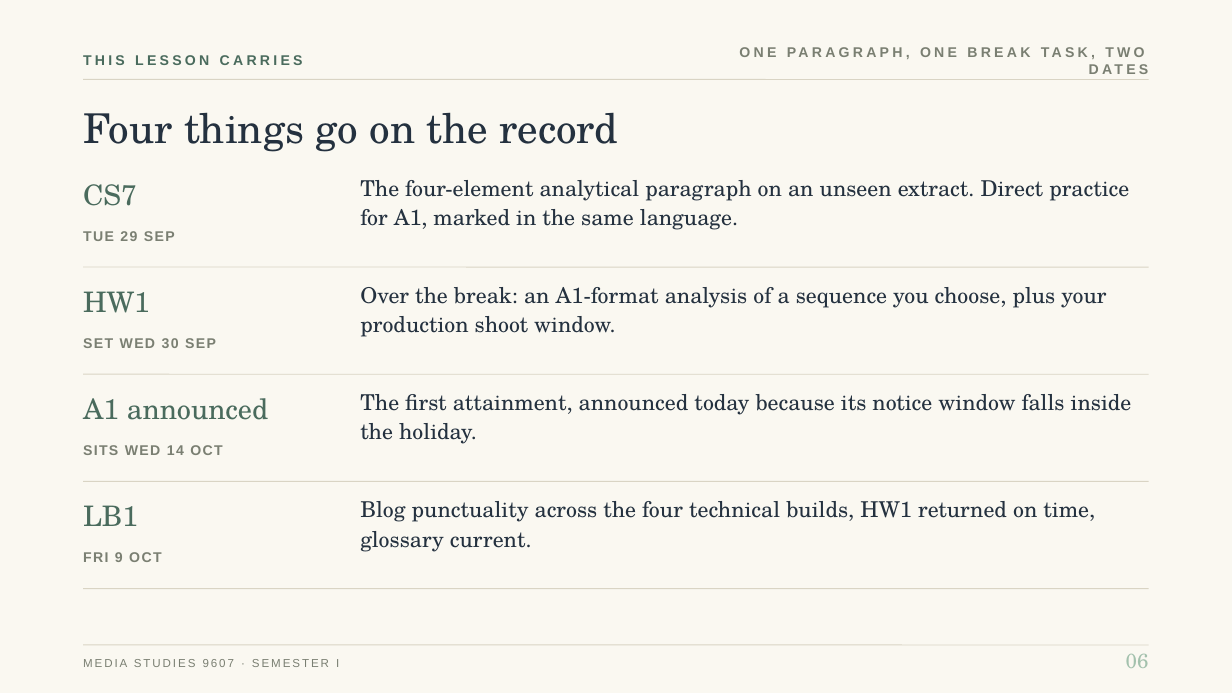
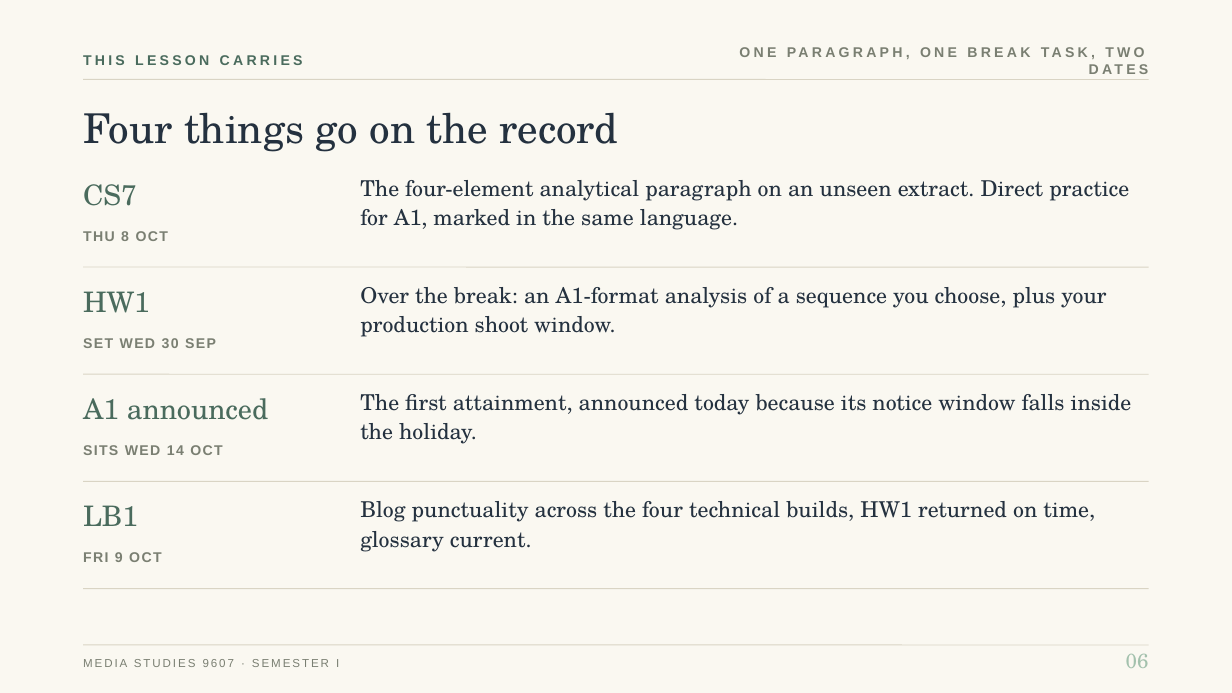
Before and after one commit to ohwowgreat/courses-site, a slide deck: slide 10 of content/decks/media-studies/media-studies-s1-lesson-07-integration-and-the-planning-lock.pptx. Drawn at 1232x693 pixels with LibreOffice and Linux fonts; fonts in the diff are those of the drawing. Boxes give left, top, right and bottom in pixels: in the first picture for what was removed or moved away, otherwise in the second. Text is boxed around its words. In the diff, an @@ line names an element or a change of style, - is before the commit and + after.

```diff
--- a/content/decks/media-studies/media-studies-s1-lesson-07-integration-and-the-planning-lock.pptx
+++ b/content/decks/media-studies/media-studies-s1-lesson-07-integration-and-the-planning-lock.pptx
@@ text at [83, 231, 168, 241]: text changed @@
-TUE 29 SEP
+THU 8 OCT
```
Also in this commit, not shown: 7 other slides changed, 18 other files.
